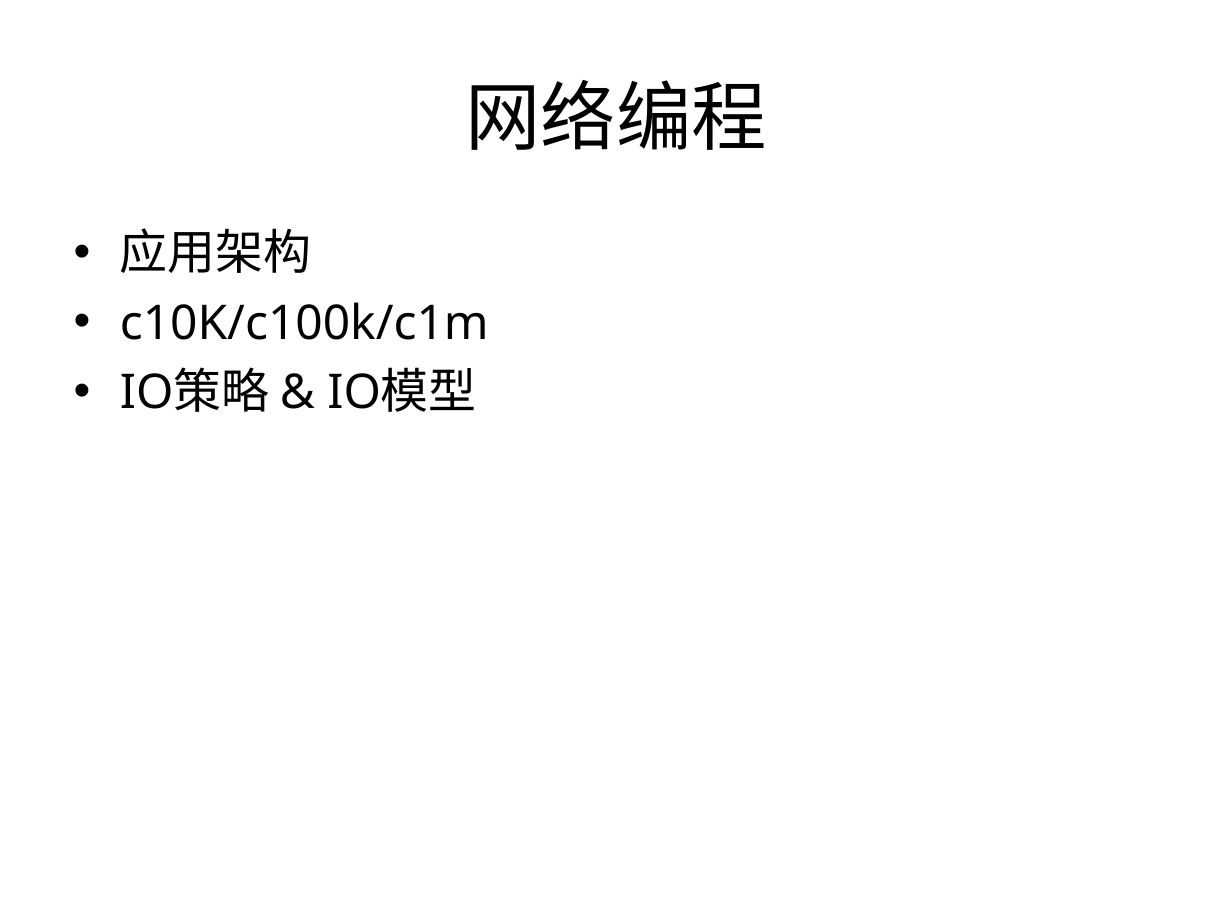
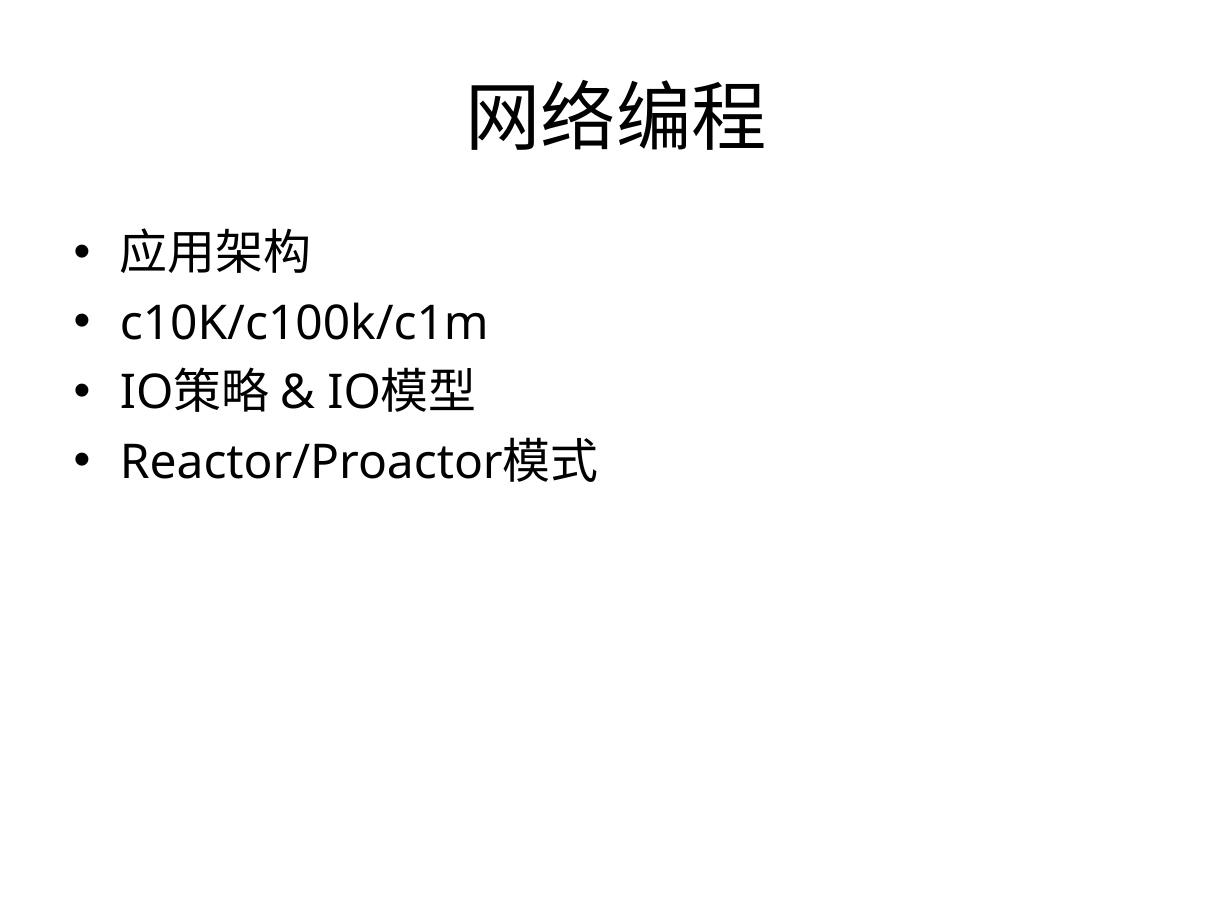
Before and after one commit to proxyio/xio, a slide deck: slide 3 of docs/PROXYIO.ppt. Drawn at 1232x924 pixels with LibreOffice and Linux fonts; fonts in the diff are those of the drawing. Boxes give left, top, right and bottom in pixels: in the first picture for what was removed or moved away, otherwise in the second. Text is boxed around its words. In the diff, an @@ line names an element or a change of style, - is before the commit and + after.

```diff
--- a/docs/PROXYIO.ppt
+++ b/docs/PROXYIO.ppt
@@ text at (120,437,599,482): paragraph added @@
+• Reactor/Proactor模式
```
Also in this commit, not shown: 11 other slides changed, 12 slides added.
